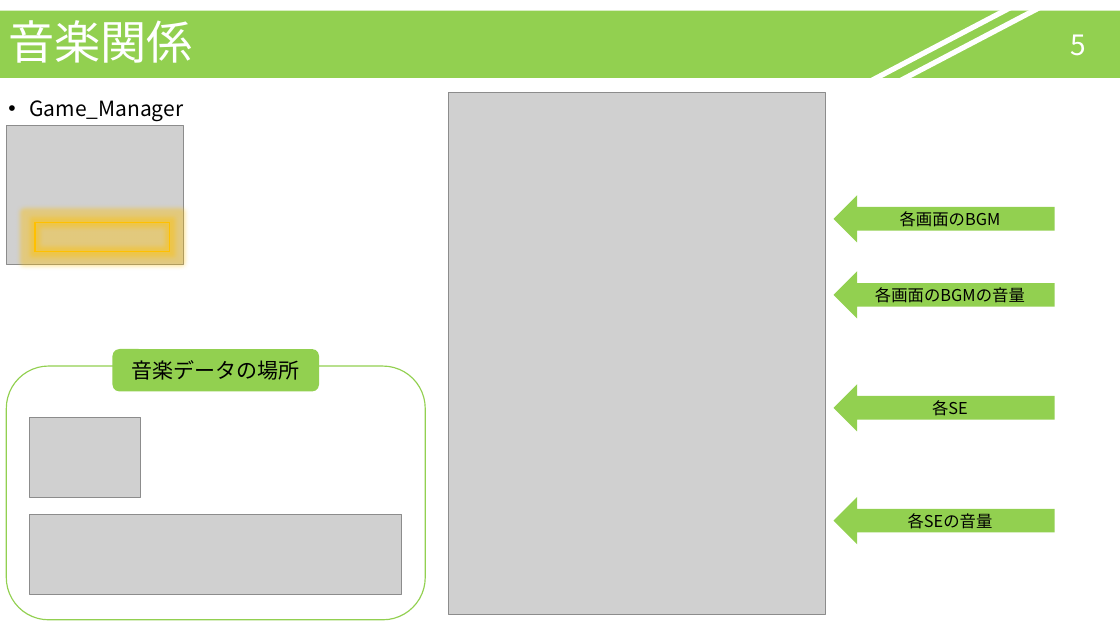
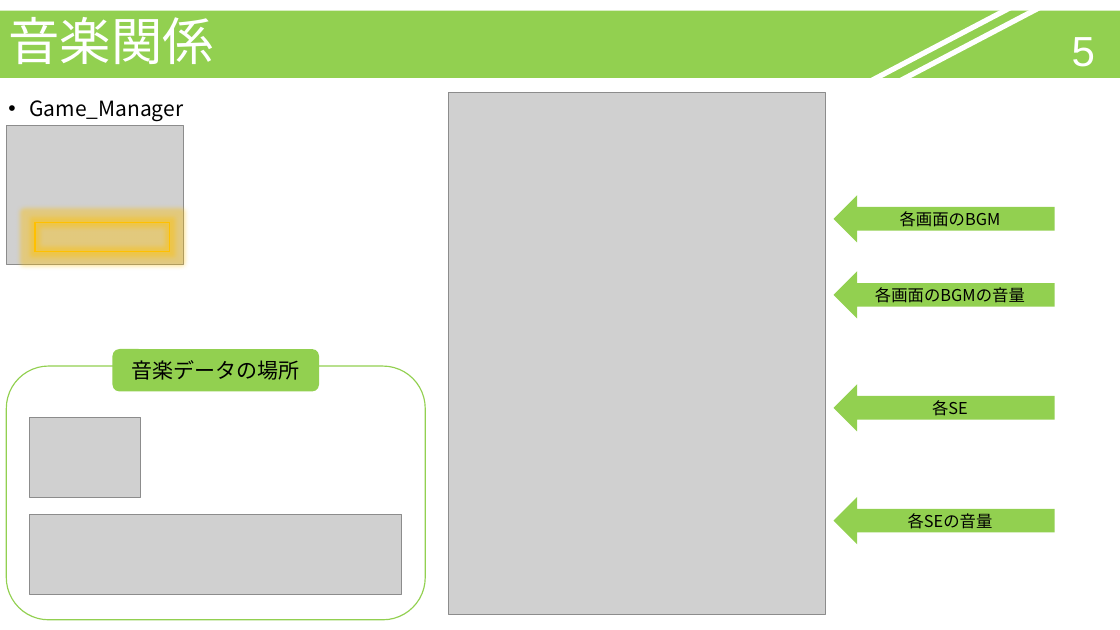
Before and after one commit to MorimotoMizuki/Gravity_Puzzle, a slide deck: slide 5 of 重力パズル_説明書.pptx. Drawn at 1120x630 pixels with LibreOffice and Linux fonts; fonts in the diff are those of the drawing; grey boxes stand for pictures. Boxes give left, top, right and bottom in pixels: in the first picture for what was removed or moved away, otherwise in the second. Text is boxed around its words. In the diff, an @@ line names an element or a change of style, - is before the commit and + after.

```diff
--- a/重力パズル_説明書.pptx
+++ b/重力パズル_説明書.pptx
@@ title "音楽関係" at [0, 11, 1120, 78]: size 39.6 to 44 pt; proportions changed @@
@@ page number at [1072, 37, 1095, 67]: size 24 to 36 pt, font Noto Sans CJK JP to Arial; alignment centre to right @@
```
Also in this commit, not shown: 5 other slides changed, 1 other file.
